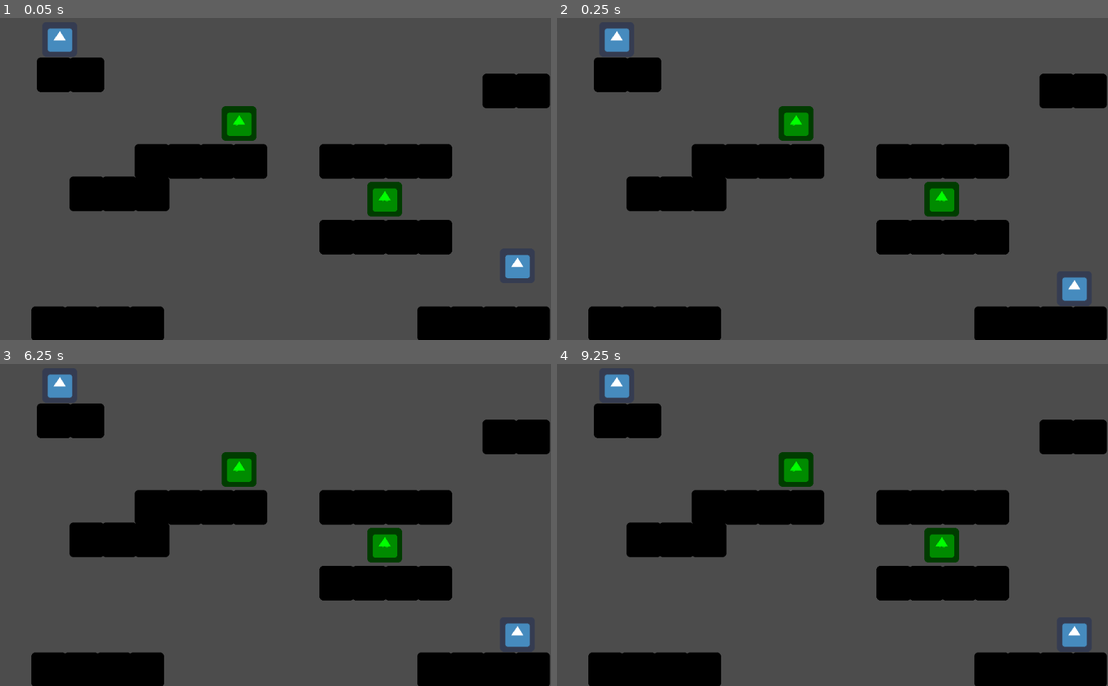
Above: before the commit, frames 1-4 (two rows, left to right).
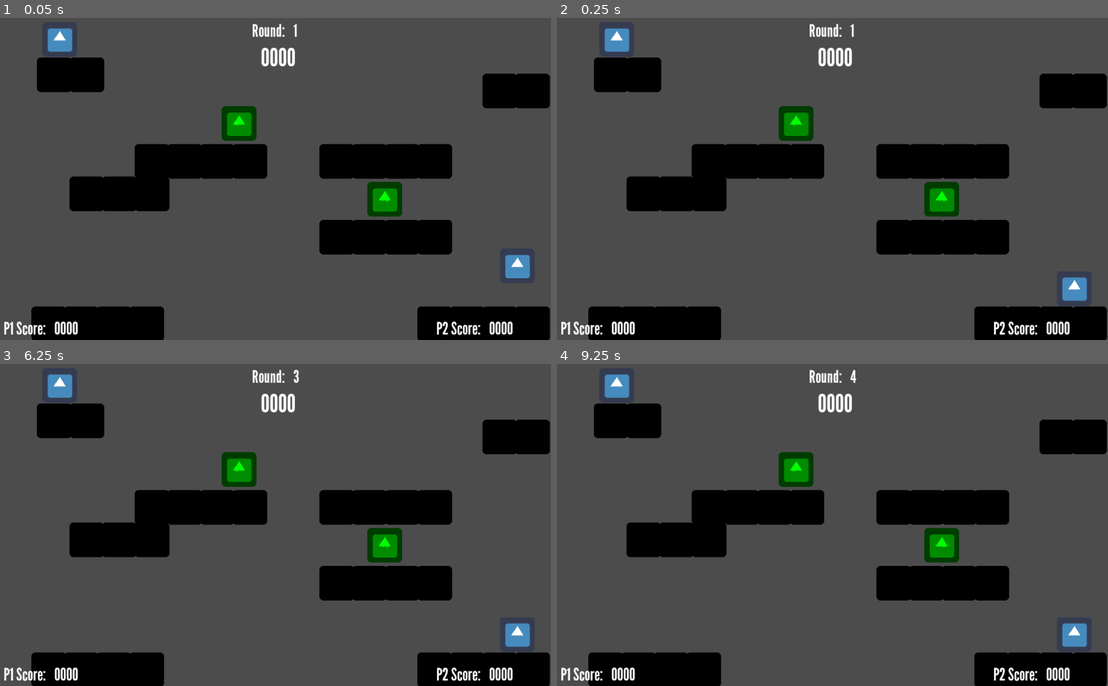
Above: after the commit, the same moments.

Repository: TKlintworth/CryptidJam2019
Game: Godot game, scene res://Level.tscn
Same seed, same stepped clock (60 frames per second), same inputs: the game is played once before the commit and once after it. The engine's default icon, where the game draws it, is replaced by a stand-in: a white triangle on a blue panel in a dark square.
Inputs:
- Up to frame 1 (0.05 s): no input
- Up to frame 2 (0.25 s): no input
- Up to frame 3 (6.25 s): tap Enter at 0.5, 2, 3.5 s; tap Space at 1.25, 2.75, 4.25 s
- Up to frame 4 (9.25 s): no input

The runs differ from the first frame. In frame 1, 1.1% of the frame differs, in the area x 0-94%, y 1-99%; in frame 2, 1.1%; in frame 3, 1.1%; in frame 4, 1.1%.

Commit message:
working gui with score and round, partial round restart

Diff:
--- a/GUI.tscn
+++ b/GUI.tscn
@@ -1,42 +1,36 @@
-[gd_scene load_steps=5 format=2]
+[gd_scene load_steps=4 format=2]
 
-[ext_resource path="res://Fonts/league-gothic-master/LeagueGothic-Regular.otf" type="DynamicFontData" id=1]
+[ext_resource path="res://Score.tscn" type="PackedScene" id=1]
+[ext_resource path="res://Fonts/league-gothic-master/LeagueGothic-Regular.otf" type="DynamicFontData" id=2]
 
 [sub_resource type="DynamicFont" id=1]
-size = 32
-font_data = ExtResource( 1 )
-
-[sub_resource type="DynamicFont" id=2]
-size = 32
-font_data = ExtResource( 1 )
-
-[sub_resource type="DynamicFont" id=3]
-size = 32
-font_data = ExtResource( 1 )
+size = 46
+font_data = ExtResource( 2 )
 
 [node name="GUI" type="Node2D"]
 z_index = 1000
 
-[node name="Player1Score" type="Label" parent="."]
-margin_left = 10.0
-margin_top = 560.0
-margin_right = 93.0
-margin_bottom = 599.0
+[node name="Player1Score" parent="." instance=ExtResource( 1 )]
+paddingLength = 4
+
+[node name="Player2Score" parent="." instance=ExtResource( 1 )]
+margin_left = 800.0
+margin_right = 900.0
+text = "P2 Score: "
+paddingLength = 4
+
+[node name="Round" parent="." instance=ExtResource( 1 )]
+margin_left = 440.0
+margin_top = 10.0
+margin_right = 540.0
+margin_bottom = 50.0
+text = "Round: "
+paddingLength = 1
+
+[node name="TimeLeft" type="Label" parent="."]
+margin_left = 490.0
+margin_top = 50.0
+margin_right = 590.0
+margin_bottom = 107.0
 custom_fonts/font = SubResource( 1 )
-text = "P1 Score: "
-
-[node name="Player2Score" type="RichTextLabel" parent="."]
-margin_left = 870.0
-margin_top = 560.0
-margin_right = 970.0
-margin_bottom = 600.0
-custom_fonts/normal_font = SubResource( 2 )
-text = "P2 Score: "
-
-[node name="Round" type="Label" parent="."]
-margin_left = 460.0
-margin_top = 10.0
-margin_right = 526.0
-margin_bottom = 49.0
-custom_fonts/font = SubResource( 3 )
-text = "Round: "
+text = "0000"
--- a/GameManager.gd
+++ b/GameManager.gd
@@ -1,8 +1,10 @@
 extends Node
 
+
+var current_scene = null
 # 3 minutes per round
 # 5 rounds
-export var secondsInRound = 180
+export var secondsInRound = 3
 export var rounds = 5
 
 #Start at round 1
@@ -11,6 +13,12 @@
 
 # Called when the node enters the scene tree for the first time.
 func _ready() -> void:
+	#Get current scene
+	var root = get_tree().get_root()
+	current_scene = root.get_child(root.get_child_count() - 1)
+
+	#Start round tracker at 1
+	current_scene.get_node("GUI/Round").adjust(1)
 	#Call function that runs rounds
 	runRounds()
 
@@ -28,10 +36,12 @@
 	PlayerVariables.player2Points = 0
 
 	#Reset player locations #TODO temporary reloading scene
-	get_tree().reload_current_scene()
+	#get_tree().reload_current_scene()
 
 	#Increment round
+	current_scene.get_node("GUI/Round").adjust(1)
 	currentRound += 1
+
 
 #Manages round transitions
 func runRounds():
--- a/Level.tscn
+++ b/Level.tscn
@@ -1,12 +1,12 @@
-[gd_scene load_steps=5 format=2]
+[gd_scene load_steps=6 format=2]
 
 [ext_resource path="res://ControlPoint.tscn" type="PackedScene" id=1]
 [ext_resource path="res://Player2.tscn" type="PackedScene" id=2]
 [ext_resource path="res://Player1.tscn" type="PackedScene" id=3]
 [ext_resource path="res://Wall.tscn" type="PackedScene" id=4]
+[ext_resource path="res://GUI.tscn" type="PackedScene" id=5]
 
 [node name="Level" type="Node"]
-editor/display_folded = true
 
 [node name="ControlPoint2" parent="." instance=ExtResource( 1 )]
 position = Vector2( 718, 340 )
@@ -107,3 +107,5 @@
 score = 10
 lower = 3
 upper = 15
+
+[node name="GUI" parent="." instance=ExtResource( 5 )]
--- /dev/null
+++ b/Player1Score.gd
@@ -0,0 +1,19 @@
+tool extends Label
+
+export (int) var paddingLength = 8
+
+var value = 0
+
+func _ready():
+	update()
+
+func reset():
+	value = 0
+	update()
+
+func adjust(adjustment):
+	value += adjustment
+	update()
+
+func update():
+	$Value.text = ("%0*d" % [paddingLength, value])
--- a/PlayerVariables.gd
+++ b/PlayerVariables.gd
@@ -3,6 +3,7 @@
 #export var pointsToWinRound = 1000
 #export var roundSeconds = 180
 
+var current_scene = null
 #Points are for within round, score is round score
 var player1Points = 0
 var player2Points = 0
@@ -21,14 +22,21 @@
 	for point in controlPoints:
 		if point.getOwnerName() == "Player1":
 			player1Points += point.score
+			current_scene.get_node("GUI/Player1Score").adjust(point.score)
 		if point.getOwnerName() == "Player2":
 			player2Points += point.score
+			current_scene.get_node("GUI/Player2Score").adjust(point.score)
 
-	print("Player 1 points: ", player1Points)
-	print("Player 2 points: ", player2Points)
+	#print("Player 1 points: ", player1Points)
+	#print("Player 2 points: ", player2Points)
 
 
 func _ready():
+	#Get current scene
+	var root = get_tree().get_root()
+	current_scene = root.get_child(root.get_child_count() - 1)
+
+
 	controlPoints = []
 	while(gameNotFinished):
 		yield(get_tree().create_timer(tickTime), "timeout")
--- /dev/null
+++ b/Score.tscn
@@ -0,0 +1,24 @@
+[gd_scene load_steps=4 format=2]
+
+[ext_resource path="res://Fonts/league-gothic-master/LeagueGothic-Regular.otf" type="DynamicFontData" id=1]
+[ext_resource path="res://Player1Score.gd" type="Script" id=2]
+
+[sub_resource type="DynamicFont" id=1]
+size = 32
+font_data = ExtResource( 1 )
+
+[node name="Player1Score" type="Label"]
+margin_top = 560.0
+margin_right = 100.0
+margin_bottom = 600.0
+custom_fonts/font = SubResource( 1 )
+text = "P1 Score: "
+align = 2
+script = ExtResource( 2 )
+
+[node name="Value" type="Label" parent="."]
+margin_left = 110.0
+margin_right = 210.0
+margin_bottom = 40.0
+custom_fonts/font = SubResource( 1 )
+text = "00000000"
